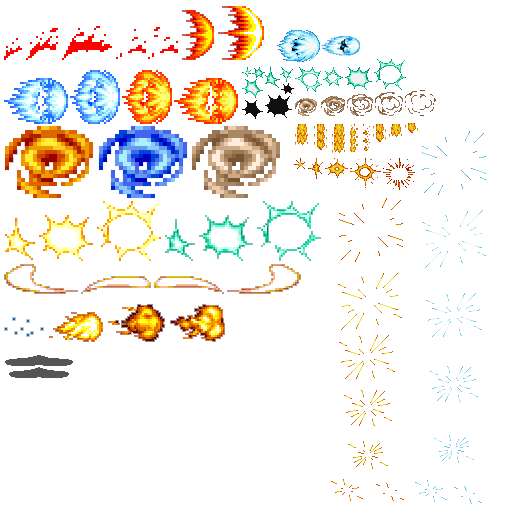
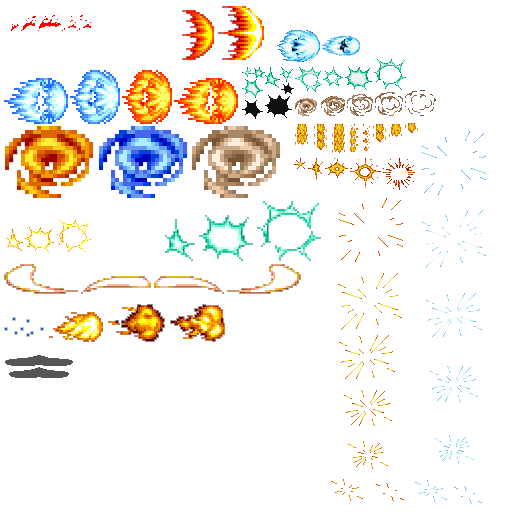
Layer changes from the first 512 x 512 image to the second:
added layer "Capa 18" above "Capa 19" over [11, 15, 91, 31]
added layer "Capa 19" above "Capa 1" over [7, 220, 91, 252]
painted on "Capa 1" over [4, 26, 178, 261]
